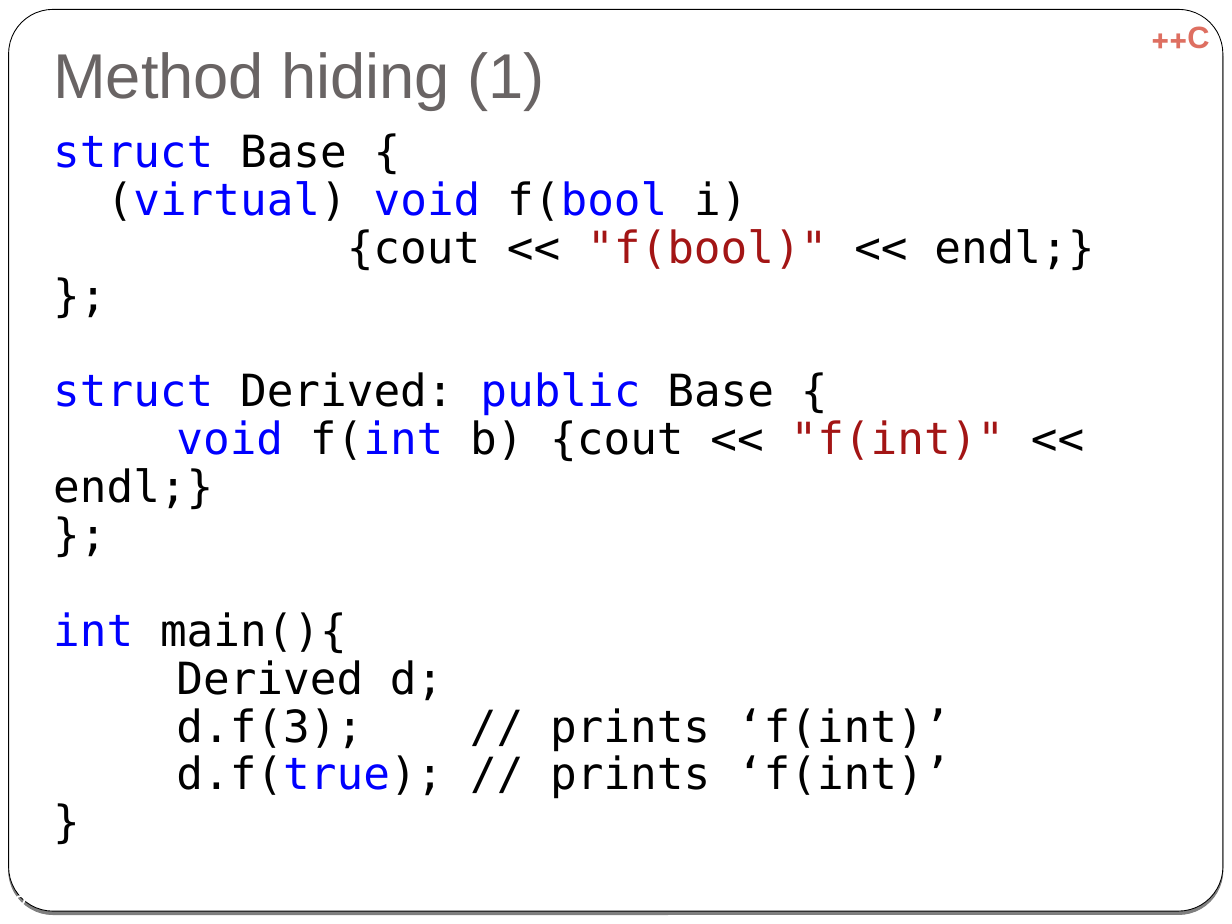
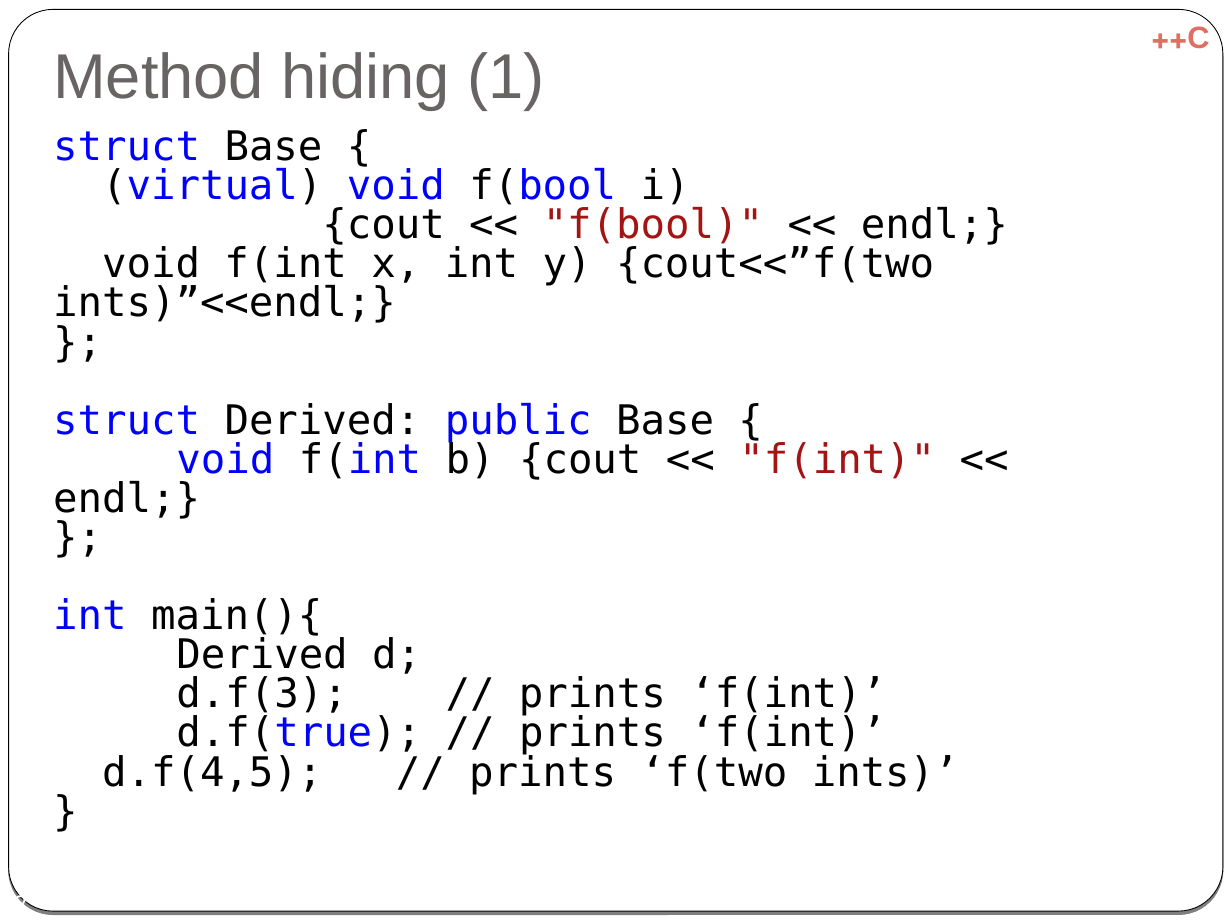
Before and after one commit to cpp-at-ariel/cpp-5778, a slide deck: slide 2 of week07-diamond-rtti/slides-diamond.odp. Drawn at 1232x924 pixels with LibreOffice and Linux fonts; fonts in the diff are those of the drawing. Boxes give left, top, right and bottom in pixels: in the first picture for what was removed or moved away, otherwise in the second. Text is boxed around its words. In the diff, an @@ line names an element or a change of style, - is before the commit and + after.

```diff
--- a/week07-diamond-rtti/slides-diamond.odp
+++ b/week07-diamond-rtti/slides-diamond.odp
@@ text at (53,130,1008,755): size 25.9 to 23.8 pt in "struct Base {", "(virtual) void f(bool i)", "{cout << "f(bool)" << endl;}", "};" and 8 more places; line spacing 0.9 to 0.8 @@
@@ text at (53,244,934,323): paragraph added @@
+void f(int x, int y) {cout<<”f(two ints)”<<endl;}
@@ text at (102,752,959,794): paragraph added @@
+d.f(4,5); // prints ‘f(two ints)’
```
Also in this commit, not shown: 12 other files.
